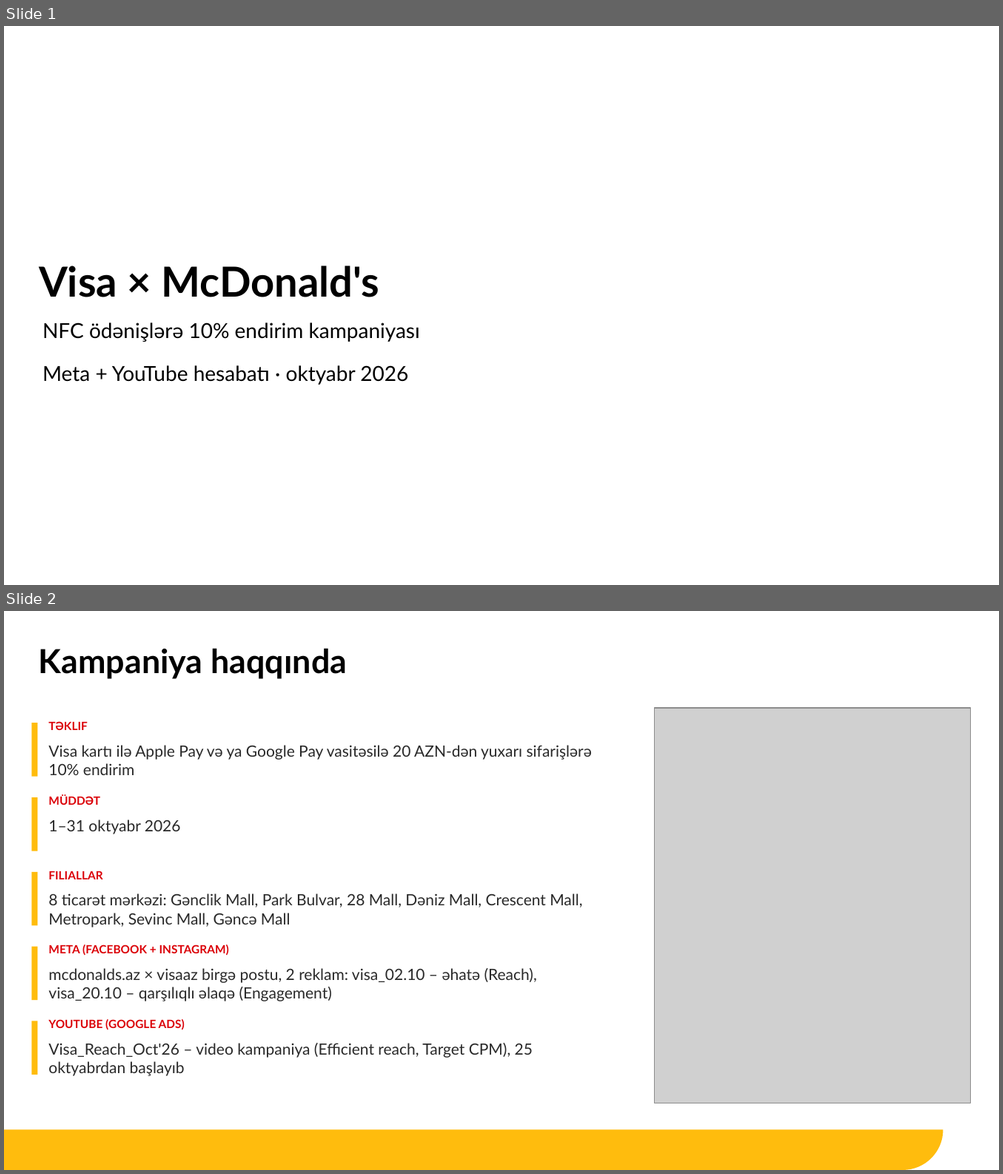
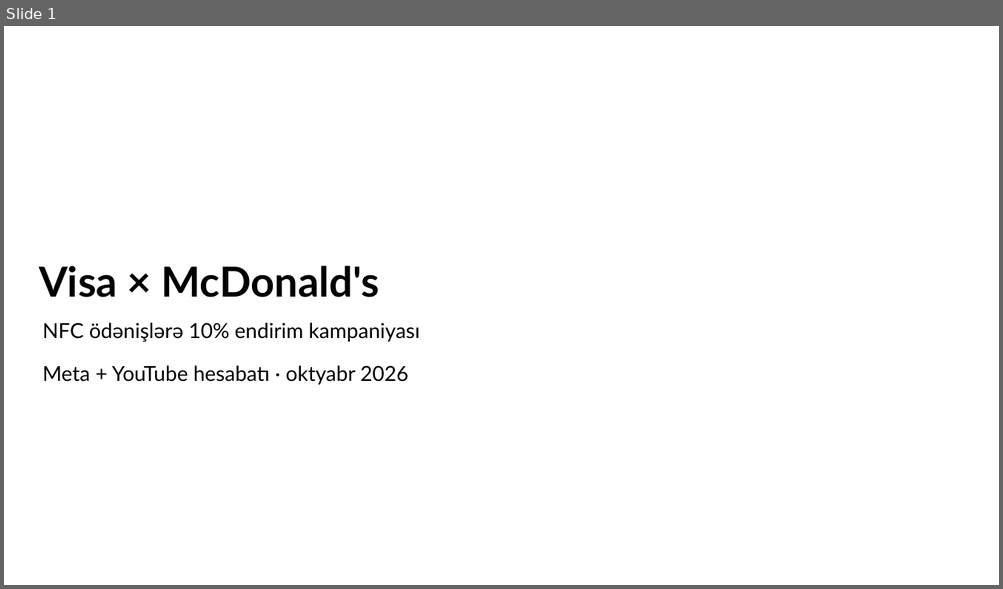
Before and after one commit to omgazerbaijan2022-ops/mcd-meta-report, a slide deck: visa/McDonalds_AZ_Visa_Report_Oct_2026.pptx. Shown one above the other, each under a label of ours: slides 1 and 2 before the commit, slide 1 after it. The pictures are 1003x1174 and 1003x589 pixels, drawn with LibreOffice and Linux fonts; fonts in the diff are those of the drawing; grey boxes stand for pictures; background and template pictures are left out. Boxes give left, top, right and bottom in pixels: in the first picture for what was removed or moved away, otherwise in the second. Text is boxed around its words. In the diff, an @@ line names an element or a change of style, - is before the commit and + after.

```diff
--- a/visa/McDonalds_AZ_Visa_Report_Oct_2026.pptx
+++ b/visa/McDonalds_AZ_Visa_Report_Oct_2026.pptx
@@ slide 2 removed at (x1=4, y1=611, x2=999, y2=1170), background #FFFFFF @@
@@ title removed at (x1=39, y1=648, x2=347, y2=679) @@
-Kampaniya haqqında
@@ text removed at (x1=48, y1=721, x2=87, y2=730) @@
-TƏKLIF
@@ picture removed at (x1=654, y1=708, x2=970, y2=1103) @@
@@ rectangle removed at (x1=31, y1=723, x2=37, y2=777) @@
@@ text removed at (x1=48, y1=745, x2=592, y2=775) @@
-Visa kartı ilə Apple Pay və ya Google Pay vasitəsilə 20 AZN-dən yuxarı sifarişlərə 10% endirim
@@ rectangle removed at (x1=31, y1=797, x2=37, y2=851) @@
@@ text removed at (x1=48, y1=795, x2=100, y2=805) @@
-MÜDDƏT
@@ text removed at (x1=48, y1=820, x2=181, y2=834) @@
-1–31 oktyabr 2026
@@ rectangle removed at (x1=31, y1=872, x2=37, y2=925) @@
@@ text removed at (x1=48, y1=871, x2=102, y2=880) @@
-FILIALLAR
@@ text removed at (x1=48, y1=894, x2=582, y2=928) @@
-8 ticarət mərkəzi: Gənclik Mall, Park Bulvar, 28 Mall, Dəniz Mall, Crescent Mall, Metropark, Sevinc Mall, Gəncə Mall
@@ rectangle removed at (x1=31, y1=947, x2=37, y2=1000) @@
@@ text removed at (x1=48, y1=945, x2=229, y2=956) @@
-META (FACEBOOK + INSTAGRAM)
@@ text removed at (x1=48, y1=968, x2=537, y2=1002) @@
-mcdonalds.az × visaaz birgə postu, 2 reklam: visa_02.10 – əhatə (Reach), visa_20.10 – qarşılıqlı əlaqə (Engagement)
@@ rectangle removed at (x1=31, y1=1022, x2=37, y2=1075) @@
@@ text removed at (x1=48, y1=1019, x2=185, y2=1031) @@
-YOUTUBE (GOOGLE ADS)
@@ text removed at (x1=48, y1=1043, x2=532, y2=1076) @@
-Visa_Reach_Oct'26 – video kampaniya (Efficient reach, Target CPM), 25 oktyabrdan başlayıb
@@ freeform shape removed at (x1=4, y1=1130, x2=943, y2=1170) @@
```
Also in this commit, not shown: 2 slides added, 8 other slides removed, 3 other files.
